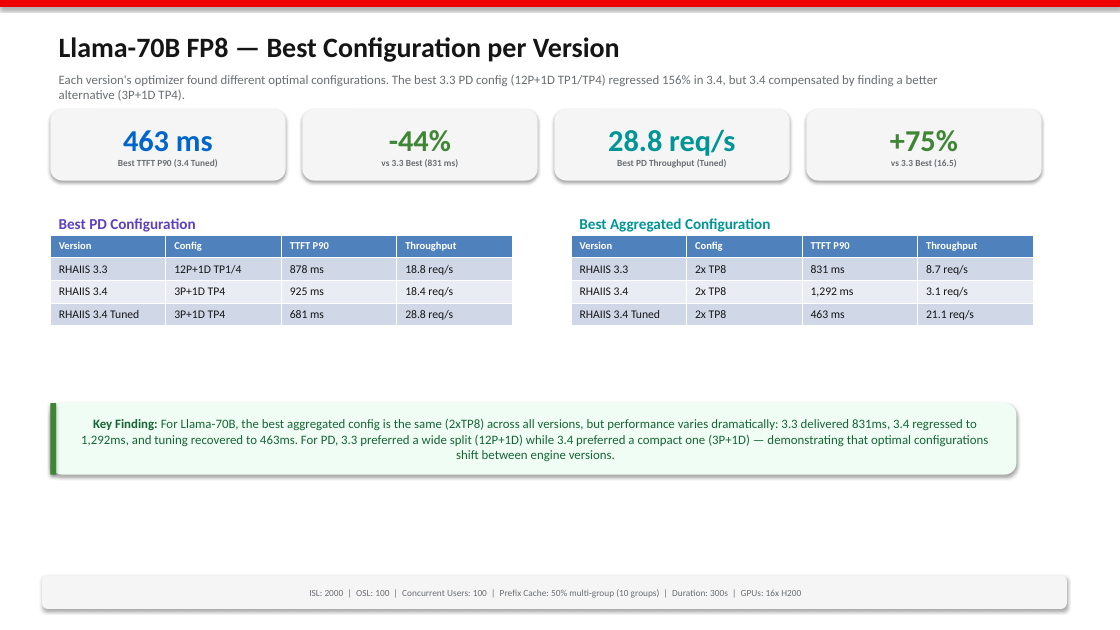
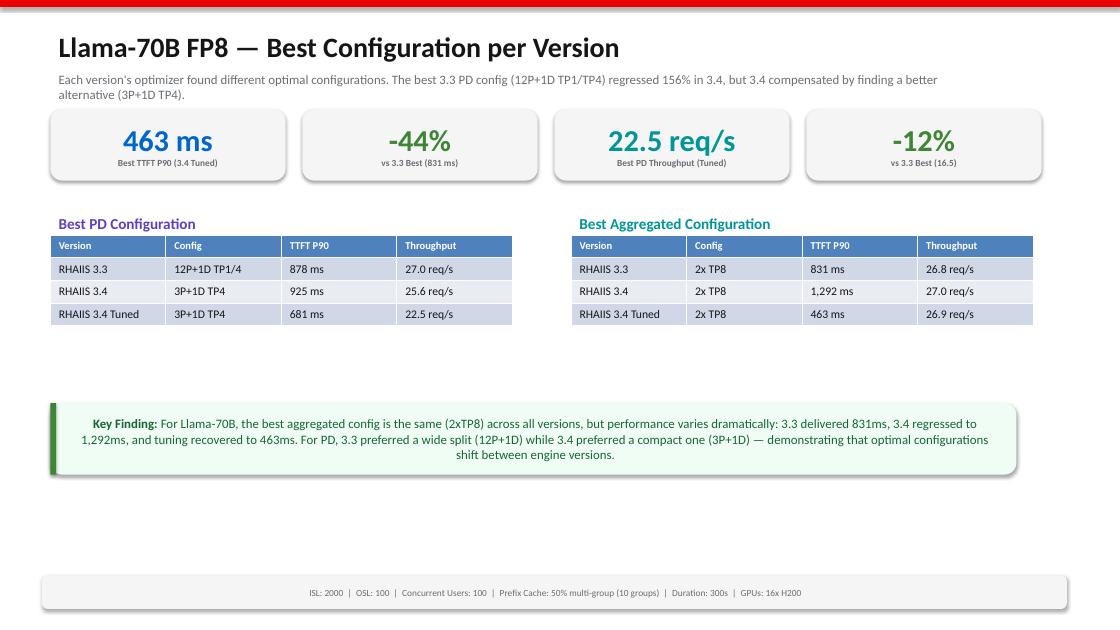
Before and after one commit to openshift-psap/serveit-studio, a slide deck: slide 7 of docs/regression-slides.pptx. Drawn at 1120x630 pixels with LibreOffice and Linux fonts; fonts in the diff are those of the drawing. Boxes give left, top, right and bottom in pixels: in the first picture for what was removed or moved away, otherwise in the second. Text is boxed around its words. In the diff, an @@ line names an element or a change of style, - is before the commit and + after.

```diff
--- a/docs/regression-slides.pptx
+++ b/docs/regression-slides.pptx
@@ text in rounded rectangle at (x1=608, y1=129, x2=735, y2=156): text changed @@
-28.8 req/s
+22.5 req/s
@@ text in rounded rectangle at (x1=893, y1=130, x2=955, y2=152): text changed @@
-+75%
+-12%
@@ table at (x1=50, y1=235, x2=514, y2=326) @@
-row 2, column 4: 18.8 req/s
+row 2, column 4: 27.0 req/s
-row 3, column 4: 18.4 req/s
+row 3, column 4: 25.6 req/s
-row 4, column 4: 28.8 req/s
+row 4, column 4: 22.5 req/s
@@ table at (x1=571, y1=235, x2=1035, y2=326) @@
-row 2, column 4: 8.7 req/s
+row 2, column 4: 26.8 req/s
-row 3, column 4: 3.1 req/s
+row 3, column 4: 27.0 req/s
-row 4, column 4: 21.1 req/s
+row 4, column 4: 26.9 req/s
```
Also in this commit, not shown: 6 other slides changed.
